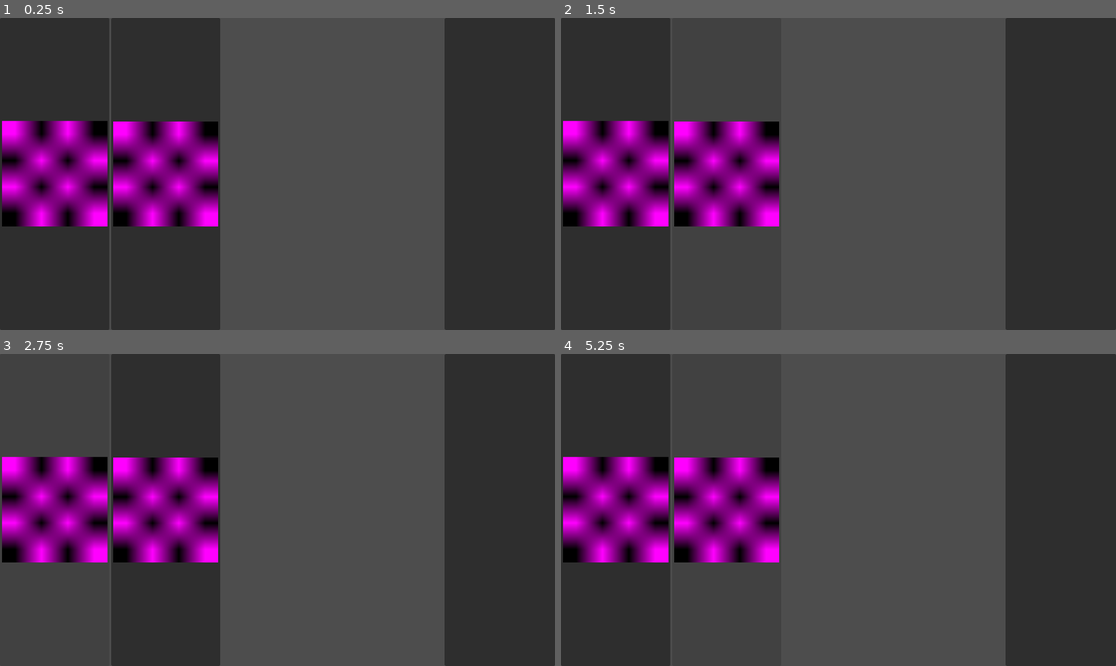
Above: before the commit, frames 1-4 (two rows, left to right).
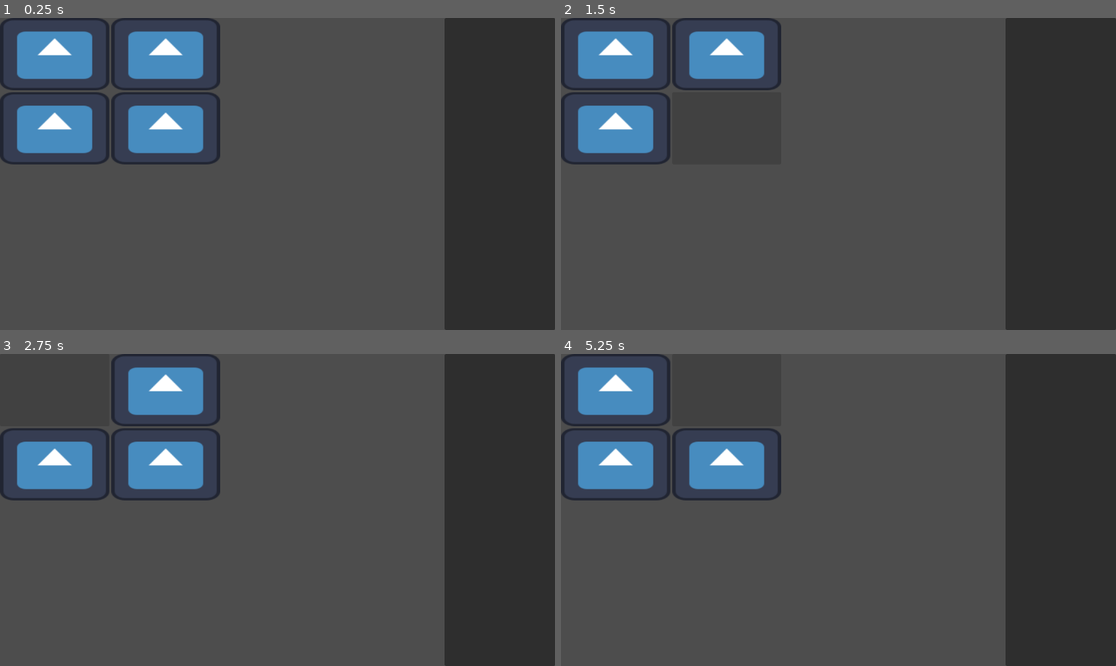
Above: after the commit, the same moments.

Repository: falicov/NDA-game-jam
Game: Godot game, scene res://root_scene.tscn
The game is run twice, just before and just after one commit, with the same random seed, the same clock (stepped at 60 frames per second) and the same inputs. The engine's default icon, where the game draws it, is replaced by a stand-in: a white triangle on a blue panel in a dark square.
Inputs (mouse positions are in pixels of both pictures, inside the frame that each line leads up to; where the layout moved, square brackets give the same spot in the first picture):
- Up to frame 1 (0.25 s): no input
- Up to frame 2 (1.5 s): click (616, 127) at 0.52 s; click (727, 127) at 1.27 s
- Up to frame 3 (2.75 s): click (55, 391) [55, 510] at 2 s
- Up to frame 4 (5.25 s): click (727, 391) [727, 510] at 2.75 s; click (1060, 510) at 3.5 s; click (616, 391) [616, 510] at 4.25 s; click (727, 391) [727, 510] at 5 s

The runs differ from the first frame. In frame 1, 38% of the frame differs, in the area x 0-40%, y 0-100%; in frame 2, 28%; in frame 3, 26%; in frame 4, 26%.

Commit message:
oh my GOD finally the sizing works

Diff:
--- a/UI_Objects/buyable_or_sellable_button.tscn
+++ b/UI_Objects/buyable_or_sellable_button.tscn
@@ -1,11 +1,14 @@
 [gd_scene format=3 uid="uid://bjxpxutmipf14"]
 
-[sub_resource type="PlaceholderTexture2D" id="PlaceholderTexture2D_48knx"]
+[ext_resource type="Texture2D" uid="uid://4q335xxs2p" path="res://icon.svg" id="1_kiids"]
+
+[sub_resource type="StyleBoxTexture" id="StyleBoxTexture_qr6r1"]
+texture = ExtResource("1_kiids")
 
 [node name="buyable_sellable_button" type="Button" unique_id=700522243]
+custom_minimum_size = Vector2(100, 150)
 offset_right = 202.0
 offset_bottom = 260.0
 size_flags_horizontal = 3
-size_flags_vertical = 3
-icon = SubResource("PlaceholderTexture2D_48knx")
+theme_override_styles/normal = SubResource("StyleBoxTexture_qr6r1")
 expand_icon = true
--- a/screens/buy_sell_screen.tscn
+++ b/screens/buy_sell_screen.tscn
@@ -19,6 +19,12 @@
 [node name="buyable_sellable_button2" parent="SellColumn" unique_id=660507612 instance=ExtResource("1_ou6qf")]
 layout_mode = 2
 
+[node name="buyable_sellable_button3" parent="SellColumn" unique_id=68767264 instance=ExtResource("1_ou6qf")]
+layout_mode = 2
+
+[node name="buyable_sellable_button4" parent="SellColumn" unique_id=504236223 instance=ExtResource("1_ou6qf")]
+layout_mode = 2
+
 [node name="BuyColumn" parent="." unique_id=1243617289 instance=ExtResource("2_8xrdf")]
 layout_mode = 2
 size_flags_horizontal = 3
